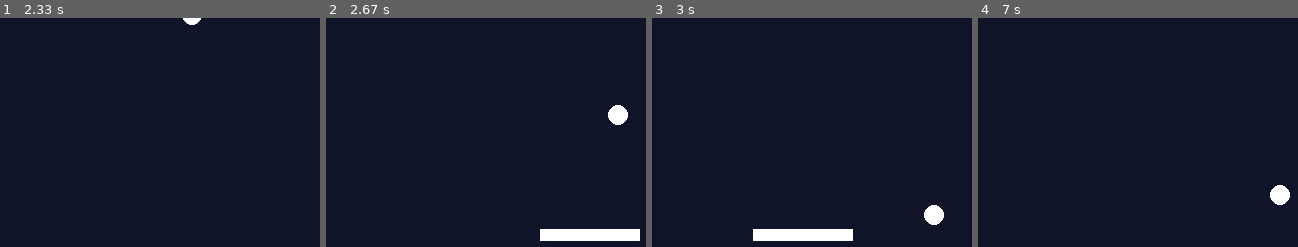
Above: before the commit, frames 1-4 (left to right).
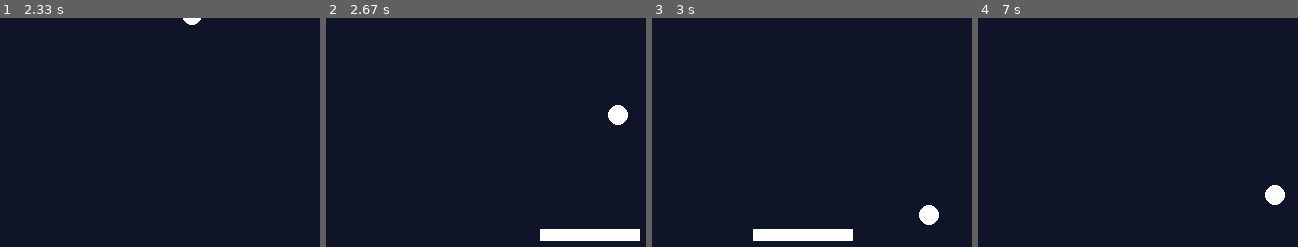
Above: after the commit, the same moments.

Repository: yuvrajruparel/Coding-Pracitce
Game: pygame game, started from Python/Week 17/brick_breaker.py
Same seed, same stepped clock (60 frames per second), same inputs: the game is played once before the commit and once after it.
Inputs (mouse positions are % of the whole screen's width and height, from its top left):
- Up to frame 1 (2.33 s): tap Space at 0.33, 0.73, 1.03, 1.57, 1.87, 2.07 s; hold Enter 0.67-1.13 s; tap Enter at 1.17 s; move the mouse to (14, 49) at 2.03 s
- Up to frame 2 (2.67 s): click (88, 91) at 2.38 s
- Up to frame 3 (3 s): click (70, 44) at 2.72 s
- Up to frame 4 (7 s): click (81, 49) at 3.05 s; click (19, 38) at 3.38 s; click (72, 26) at 3.72 s; click (21, 45) at 4.05 s; click (28, 43) at 4.38 s; click (71, 38) at 4.72 s; click (40, 48) at 5.05 s; tap Enter at 5.83 s; click (30, 68) at 6.22 s; click (17, 30) at 6.55 s; click (13, 33) at 6.88 s
The pictures show only the part of the screen within x 47-97%, y 50-100%; the shares and areas given below are measured in that part.

Frames 1-2 are identical in both runs. In frame 3, 0.3% of the frame differs, in the area x 83-92%, y 81-91%; in frame 4, 0.3%.

Commit message:
added sounds and paddle squishing animation

Diff:
--- a/Python/Week 17/brick_breaker.py
+++ b/Python/Week 17/brick_breaker.py
@@ -12,12 +12,39 @@
 class Paddle(pygame.sprite.Sprite):
     def __init__(self):
         super().__init__()
-        self.image = pygame.Surface((PADDLE_W, PADDLE_H))
-        self.image.fill(PADDLE_COLOR)
+        # generate 5 squish frames as Surfaces (no PNG files needed)
+        heights = [12, 8, 6, 8, 12]   # idle → compress → compress → uncompress → idle
+        self.frames = []
+        for h in heights:
+            surf = pygame.Surface((PADDLE_W, PADDLE_H), pygame.SRCALPHA)
+            y = (PADDLE_H - h) // 2     # vertically center the squished bar
+            pygame.draw.rect(surf, PADDLE_COLOR, (0, y, PADDLE_W, h))
+            self.frames.append(surf)
+        self.idx = 0
+        self.timer = 0
+        self.playing = False
+        self.image = self.frames[0]
         self.rect = self.image.get_rect(center=(SCREEN_WIDTH / 2, SCREEN_HEIGHT - 30))
 
-    def update(self, mouse_x):
+    def squish(self):
+        self.idx = 0
+        self.timer = 0
+        self.playing = True
+
+    def update(self, mouse_x, dt):
+        # mouse follow (unchanged)
         self.rect.x = max(0, min(SCREEN_WIDTH - self.rect.w, mouse_x - self.rect.w // 2))
+        # animation advance — only when playing
+        if not self.playing:
+            return
+        self.timer += dt
+        if self.timer >= 80:
+            self.timer = 0
+            self.idx += 1
+            if self.idx >= len(self.frames):
+                self.idx = 0
+                self.playing = False
+            self.image = self.frames[self.idx]
 
 class Ball(pygame.sprite.Sprite):
     def __init__(self):
@@ -32,9 +59,14 @@
     def update(self):
         self.rect.x += self.vx
         self.rect.y += self.vy
-        if self.rect.left < 0 or self.rect.right > SCREEN_WIDTH:
+        if self.rect.left < 0:
+            self.rect.left = 0
+            self.vx = -self.vx
+        if self.rect.right > SCREEN_WIDTH:
+            self.rect.right = SCREEN_WIDTH
             self.vx = -self.vx
         if self.rect.top < 0:
+            self.rect.top = 0
             self.vy = -self.vy
 
 class Brick(pygame.sprite.Sprite):
@@ -56,69 +88,108 @@
 def reset():
     return Paddle(), Ball(), make_bricks(), "play"
 
-pygame.init()
-screen = pygame.display.set_mode((SCREEN_WIDTH, SCREEN_HEIGHT))
-pygame.display.set_caption("Brick Breaker Prototype")
-clock = pygame.time.Clock()
-big = pygame.font.SysFont(None, 56)
-small = pygame.font.SysFont(None, 22)
+def main():
+    pygame.mixer.pre_init(
+        frequency=44100, # 44.1 kHz
+        size=-16, # signed 16-bit samples
+        channels=2, # stereo
+        buffer=512 # samples per buffer
+    )
+    pygame.init()
 
-paddle, ball, bricks, state = reset()
+    hit = pygame.mixer.Sound("Python/Week 17/sounds/hit.wav")
+    hit.set_volume(0.6)
+    break_ = pygame.mixer.Sound("Python/Week 17/sounds/break.wav")
+    break_.set_volume(0.6)
+    lose = pygame.mixer.Sound("Python/Week 17/sounds/lose.wav")
+    lose.set_volume(1)
+    win = pygame.mixer.Sound("Python/Week 17/sounds/win.wav")
+    win.set_volume(1)
 
-running = True
-paused = False
+    pygame.mixer.music.load("Python/Week 17/sounds/bg_loop.wav")
+    pygame.mixer.music.set_volume(0.15)
+    pygame.mixer.music.play(loops=-1)
 
-while running:
-    clock.tick(FPS)
-    for event in pygame.event.get():
-        if event.type == pygame.QUIT:
-            running = False
-        elif event.type == pygame.KEYDOWN:
-            if event.key == pygame.K_ESCAPE:
+    screen = pygame.display.set_mode((SCREEN_WIDTH, SCREEN_HEIGHT))
+    pygame.display.set_caption("Brick Breaker Prototype")
+    clock = pygame.time.Clock()
+    big = pygame.font.SysFont(None, 56)
+    small = pygame.font.SysFont(None, 22)
+
+    paddle, ball, bricks, state = reset()
+
+    running = True
+    paused = False
+
+    while running:
+        dt = clock.tick(FPS)
+        for event in pygame.event.get():
+            if event.type == pygame.QUIT:
                 running = False
-            if event.key == pygame.K_RETURN:
-                paddle, ball, bricks, state = reset()
-            if event.key == pygame.K_SPACE:
-                paused = not paused
+            elif event.type == pygame.KEYDOWN:
+                if event.key == pygame.K_ESCAPE:
+                    running = False
+                if event.key == pygame.K_RETURN:
+                    paddle, ball, bricks, state = reset()
+                    pygame.mixer.music.play(loops=-1)
+                if event.key == pygame.K_SPACE:
+                    paused = not paused
+                    if paused:
+                        pygame.mixer.music.pause()
+                    else:
+                        pygame.mixer.music.unpause()
 
-    if state == "play" and not paused:
-        mouse_x = pygame.mouse.get_pos()[0]
-        paddle.update(mouse_x)
-        ball.update()
+        if state == "play" and not paused:
+            mouse_x = pygame.mouse.get_pos()[0]
+            paddle.update(mouse_x, dt)
+            ball.update()
 
-        # ball collides with paddle: speed and direction change to create aim
-        if ball.rect.colliderect(paddle.rect):
-            ball.vy = -ball.vy
-            ball.rect.bottom = paddle.rect.top
-            # tiny angle nudge based on hit position
-            offset = (ball.rect.centerx - paddle.rect.centerx) / (PADDLE_W / 2)
-            ball.vx = int(BALL_VX * offset) if offset else ball.vx
-            if ball.vx == 0:
-                ball.vx = BALL_VX if offset >= 0 else -BALL_VX
+            # ball collides with paddle: speed and direction change to create aim
+            if ball.rect.colliderect(paddle.rect):
+                hit.play()
+                paddle.squish()
+                ball.vy = -ball.vy
+                ball.rect.bottom = paddle.rect.top
+                # tiny angle nudge based on hit position
+                offset = (ball.rect.centerx - paddle.rect.centerx) / (PADDLE_W / 2)
+                ball.vx = int(BALL_VX * offset) if offset else ball.vx
+                if ball.vx == 0:
+                    ball.vx = BALL_VX if offset >= 0 else -BALL_VX
 
-        # ball collides with brick, vertical velocity flips direction
-        hits = pygame.sprite.spritecollide(ball, bricks, True)
-        if hits:
-            ball.vy = -ball.vy
+            # ball collides with brick, vertical velocity flips direction
+            hits = pygame.sprite.spritecollide(ball, bricks, True)
+            if hits:
+                break_.play()
+                ball.vy = -ball.vy
 
-        # end conditions
-        if ball.rect.top > SCREEN_HEIGHT:
-            state = "lose"
-        elif len(bricks) == 0:
-            state = "win"
+            # end conditions
+            if ball.rect.top > SCREEN_HEIGHT:
+                state = "lose"
+                pygame.mixer.music.stop()
+                lose.play()
+            elif len(bricks) == 0:
+                state = "win"
+                pygame.mixer.music.stop()
+                win.play()
 
-    # draw
-    screen.fill(BG)
-    bricks.draw(screen)
-    screen.blit(paddle.image, paddle.rect)
-    screen.blit(ball.image, ball.rect)
+        # draw
+        screen.fill(BG)
+        bricks.draw(screen)
+        screen.blit(paddle.image, paddle.rect)
+        screen.blit(ball.image, ball.rect)
 
-    if state != "play":
-        msg = "YOU WIN" if state == "win" else "GAME OVER"
-        color = (120, 220, 100) if state == "win" else (255, 80, 80)
-        text = big.render(msg, True, color)
-        hint = small.render("ENTER to reset  ·  ESC to quit", True, (255, 255, 255))
-        screen.blit(text, text.get_rect(center=(SCREEN_WIDTH // 2, SCREEN_HEIGHT // 2)))
-        screen.blit(hint, hint.get_rect(center=(SCREEN_WIDTH // 2, SCREEN_HEIGHT // 2 + 40)))
+        if state != "play":
+            msg = "YOU WIN" if state == "win" else "GAME OVER"
+            color = (120, 220, 100) if state == "win" else (255, 80, 80)
+            text = big.render(msg, True, color)
+            hint = small.render("ENTER to reset  ·  ESC to quit", True, (255, 255, 255))
+            screen.blit(text, text.get_rect(center=(SCREEN_WIDTH // 2, SCREEN_HEIGHT // 2)))
+            screen.blit(hint, hint.get_rect(center=(SCREEN_WIDTH // 2, SCREEN_HEIGHT // 2 + 40)))
 
-    pygame.display.flip()
+        pygame.display.flip()
+
+    pygame.quit()
+    pygame.mixer.music.stop()
+
+if __name__ == "__main__":
+    main()
Binary file added: Python/Week 17/paddle/squish_0.png
Binary file added: Python/Week 17/paddle/squish_1.png
Binary file added: Python/Week 17/paddle/squish_2.png
Binary file added: Python/Week 17/paddle/squish_3.png
Binary file added: Python/Week 17/paddle/squish_4.png
Not shown, added: Python/Week 17/sounds/bg_loop.wav
Not shown, added: Python/Week 17/sounds/break.wav
Not shown, added: Python/Week 17/sounds/hit.wav
Not shown, added: Python/Week 17/sounds/lose.wav
Not shown, added: Python/Week 17/sounds/win.wav
